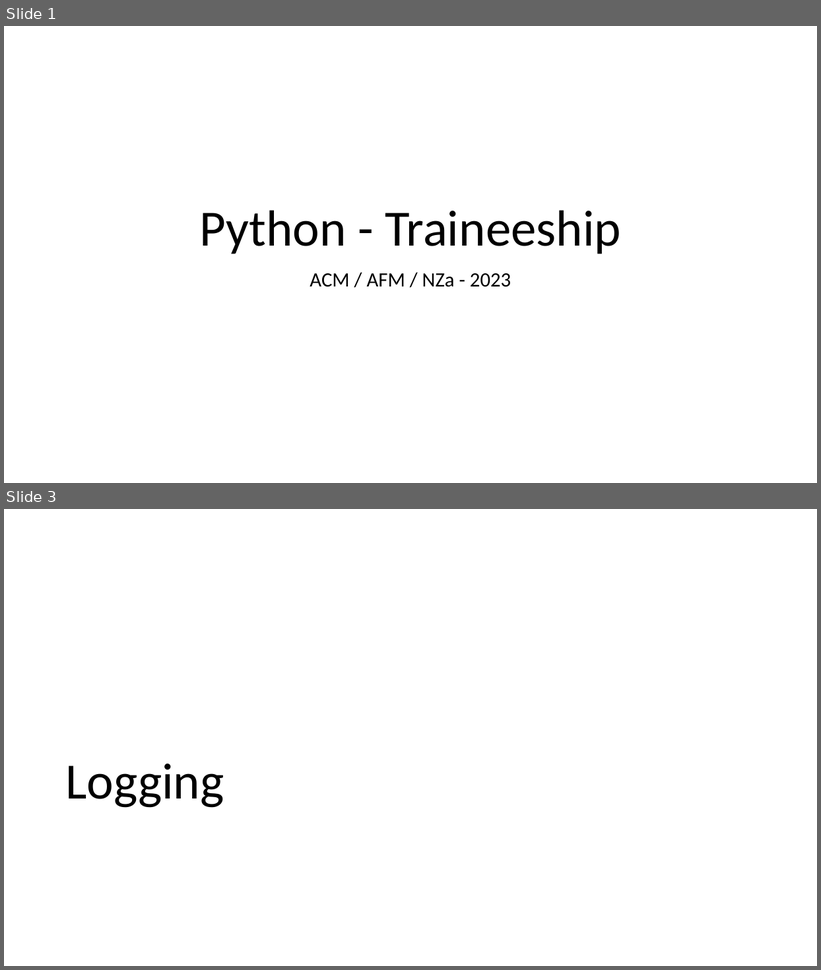
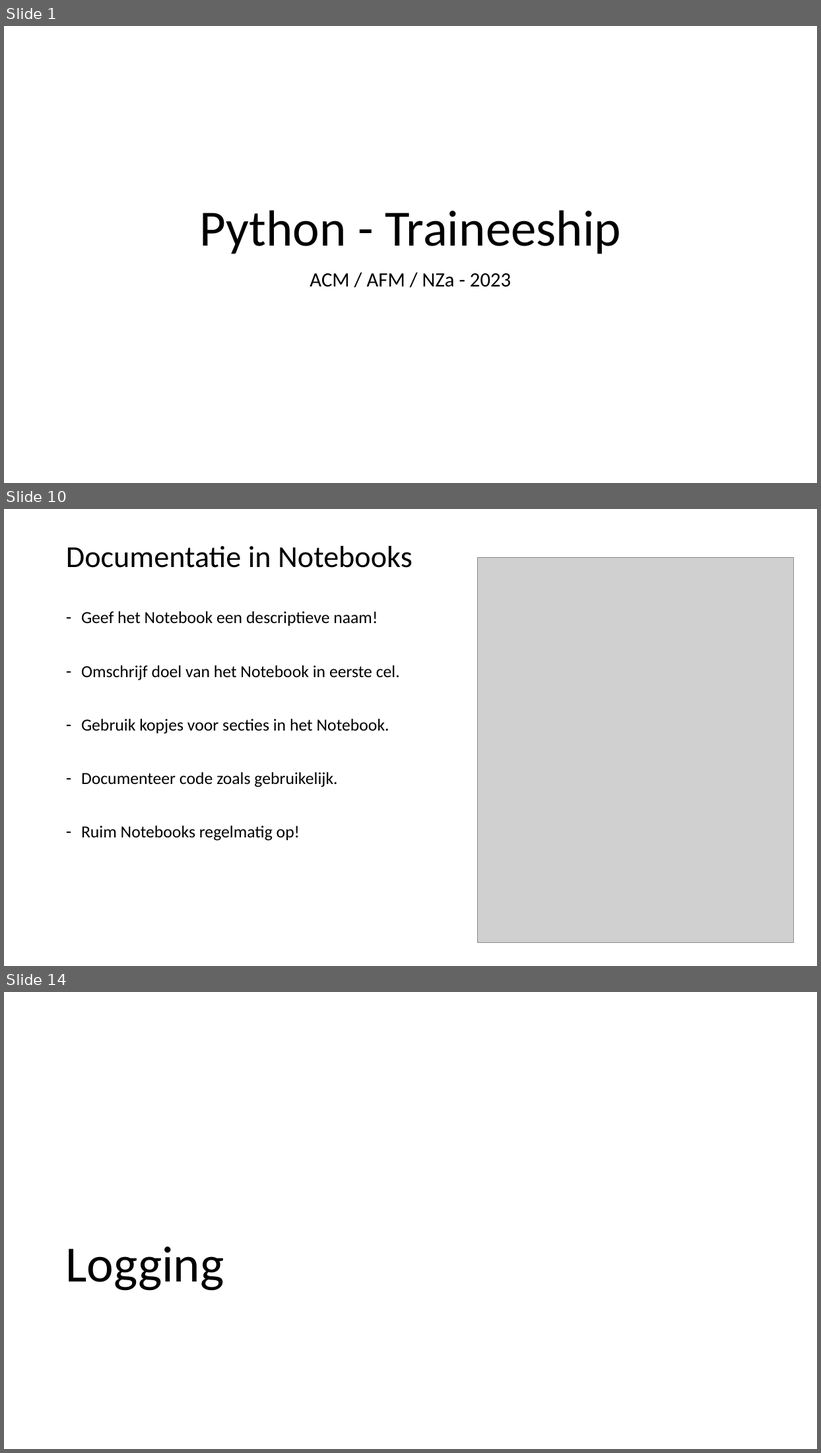
Before and after one commit to LFKoning/knowledge-sharing, a slide deck: python_trainees/2_style_logging_error_handling/python_traineeship_2.pptx. Shown one above the other, each under a label of ours: slides 1 and 3 before the commit, slides 1, 10 and 14 after it; the slides between them are not shown. The pictures are 821x970 and 821x1453 pixels, drawn with LibreOffice and Linux fonts; fonts in the diff are those of the drawing; grey boxes stand for pictures. Boxes give left, top, right and bottom in pixels: in the first picture for what was removed or moved away, otherwise in the second. Text is boxed around its words. In the diff, an @@ line names an element or a change of style, - is before the commit and + after.

```diff
--- a/python_trainees/2_style_logging_error_handling/python_traineeship_2.pptx
+++ b/python_trainees/2_style_logging_error_handling/python_traineeship_2.pptx
@@ slide 10 added at bbox=[4, 509, 817, 966], background #FFFFFF @@
@@ title added at bbox=[66, 546, 413, 568], 36 pt, text #000000 @@
+Documentatie in Notebooks
@@ picture added at bbox=[478, 557, 794, 943] @@
@@ text added at bbox=[81, 611, 400, 841], 20 pt, text #000000 @@
+– Geef het Notebook een descriptieve naam!
+– Omschrijf doel van het Notebook in eerste cel.
+– Gebruik kopjes voor secties in het Notebook.
+– Documenteer code zoals gebruikelijk.
+– Ruim Notebooks regelmatig op!
@@ what was slide 3 is now slide 14 @@
```
Also in this commit, not shown: 1 slide changed, 10 other slides added, 1 other file.
